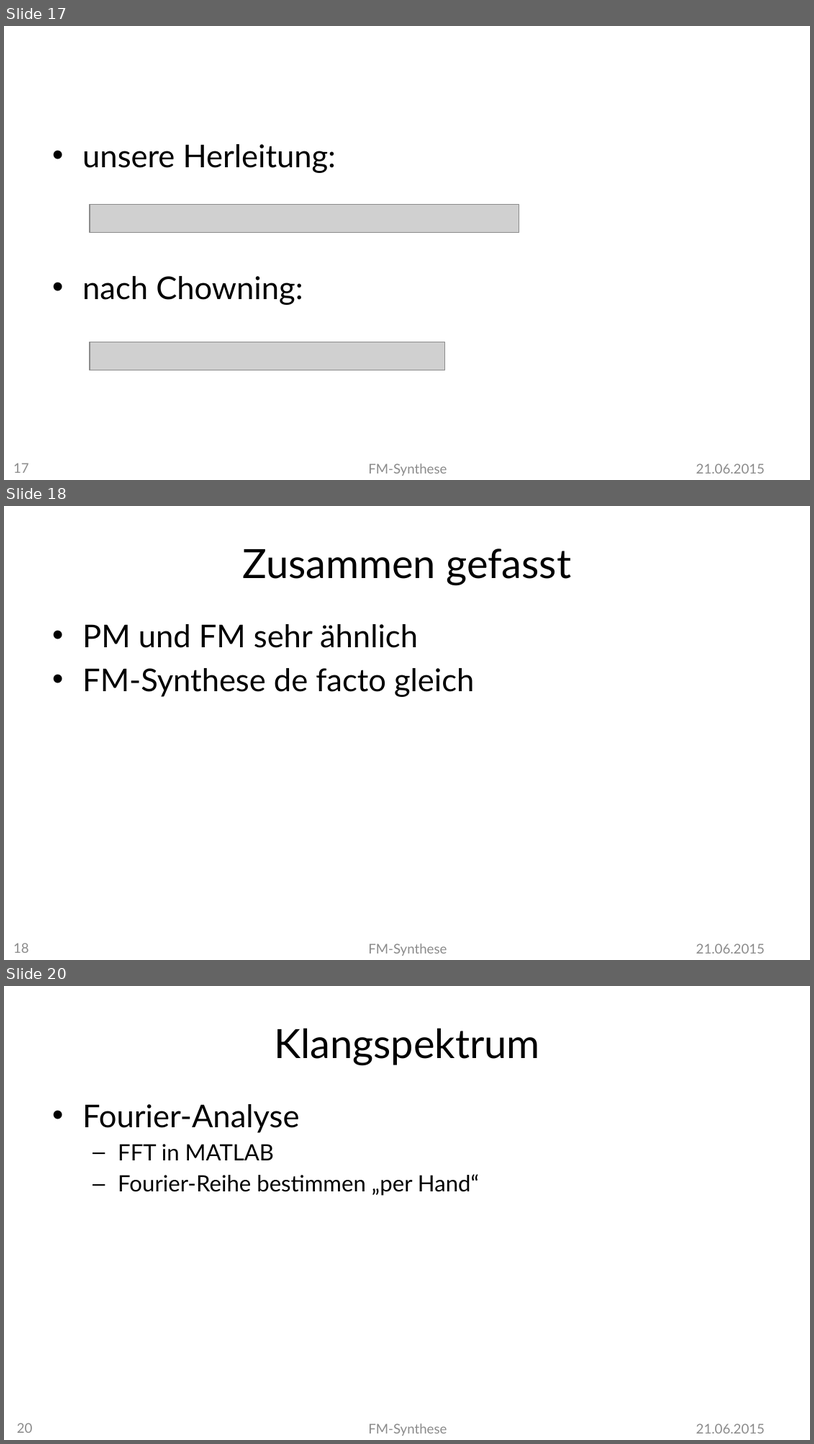
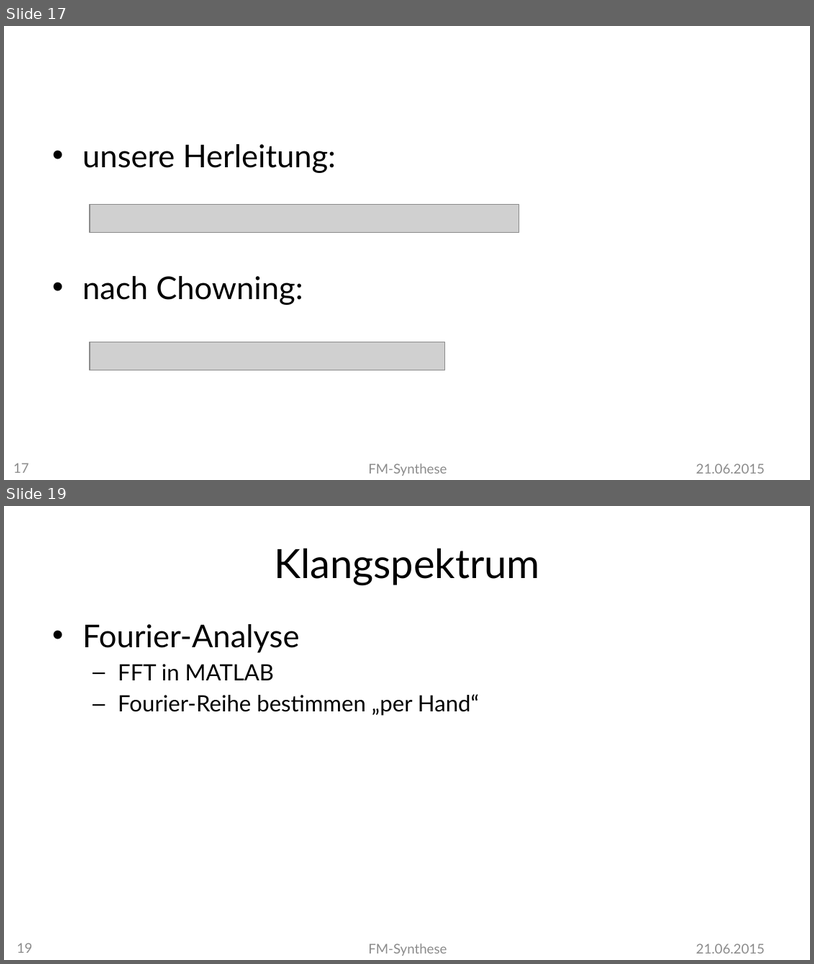
Before and after one commit to MBulli/VSeminar, a slide deck: Praesentation/FMSynthese-Markus.pptx. Shown one above the other, each under a label of ours: slides 17, 18 and 20 before the commit, slides 17 and 19 after it; the slides between them are not shown. The pictures are 814x1444 and 814x964 pixels, drawn with LibreOffice and Linux fonts; fonts in the diff are those of the drawing; grey boxes stand for pictures; background and template pictures are left out. Boxes give left, top, right and bottom in pixels: in the first picture for what was removed or moved away, otherwise in the second. Text is boxed around its words. In the diff, an @@ line names an element or a change of style, - is before the commit and + after.

```diff
--- a/Praesentation/FMSynthese-Markus.pptx
+++ b/Praesentation/FMSynthese-Markus.pptx
@@ slide 18 removed at [4, 506, 810, 960], background #FFFFFF @@
@@ title removed at [243, 548, 571, 585] @@
-Zusammen gefasst
@@ text removed at [82, 624, 474, 697] @@
-• PM und FM sehr ähnlich
-• FM-Synthese de facto gleich
@@ page number removed at [13, 942, 29, 952] @@
-18
@@ text removed at [368, 943, 447, 955] @@
-FM-Synthese
@@ text removed at [697, 943, 765, 953] @@
-21.06.2015
@@ what was slide 20 is now slide 19 @@
@@ page number at [17, 942, 33, 952]: text changed @@
-20
+19
```
Also in this commit, not shown: 9 slides changed.
